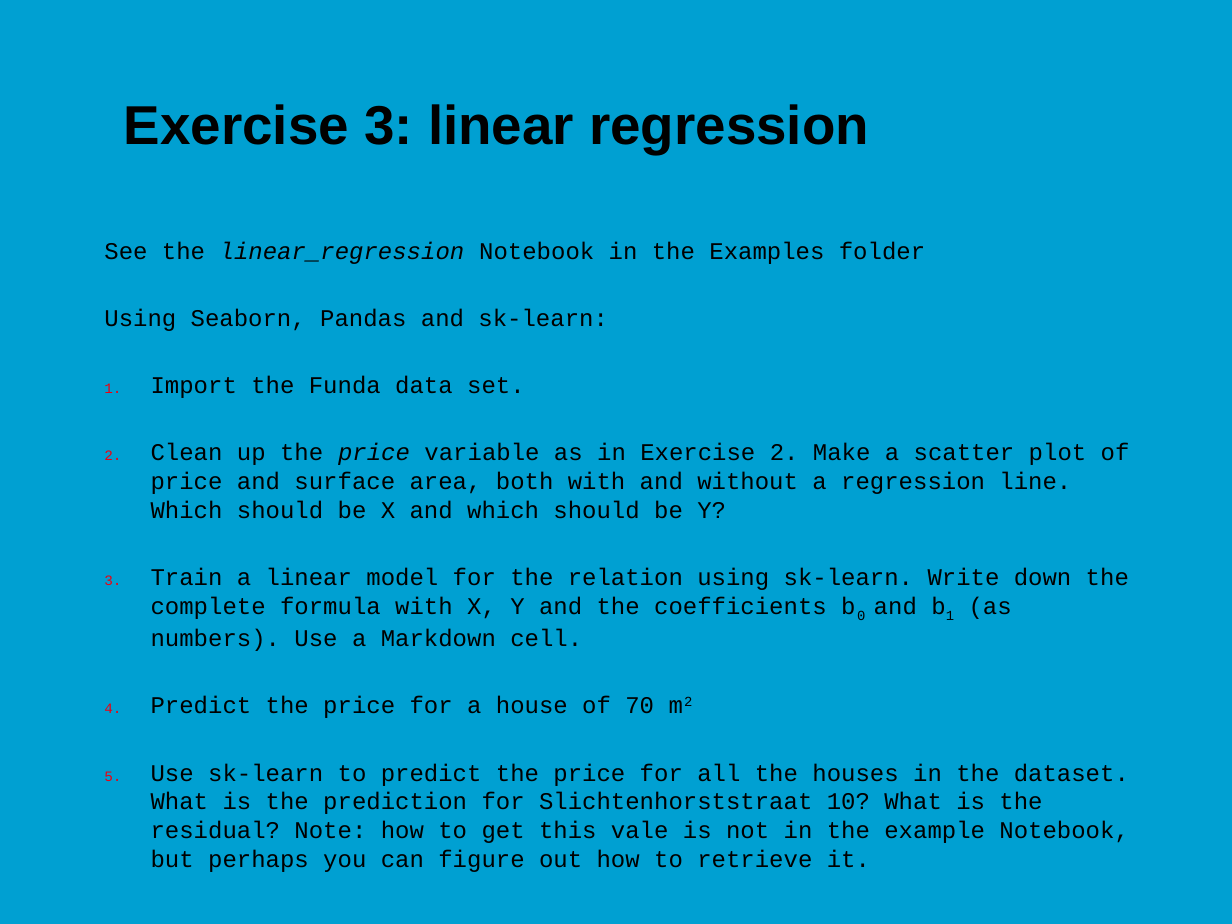
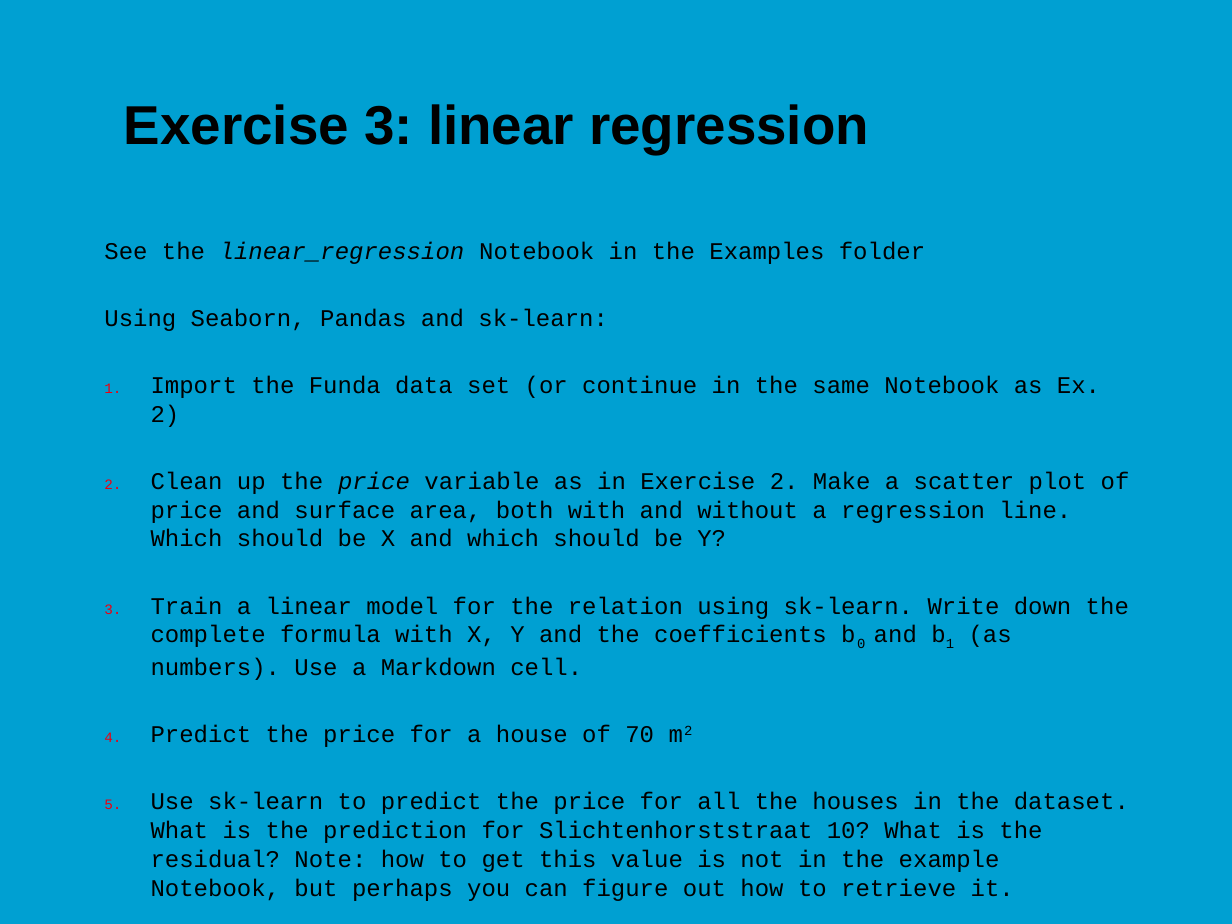
Before and after one commit to jonasmoons/data-driven-learning, a slide deck: slide 25 of slides/ddl-w5l1.pptx. Drawn at 1232x924 pixels with LibreOffice and Linux fonts; fonts in the diff are those of the drawing; background and template pictures are left out. Boxes give left, top, right and bottom in pixels: in the first picture for what was removed or moved away, otherwise in the second. Text is boxed around its words. In the diff, an @@ line names an element or a change of style, - is before the commit and + after.

```diff
--- a/slides/ddl-w5l1.pptx
+++ b/slides/ddl-w5l1.pptx
@@ text at [151, 376, 1100, 427]: text changed @@
-1. Import the Funda data set.
+1. Import the Funda data set (or continue in the same Notebook as Ex. 2)
@@ text at [151, 792, 1129, 901]: text changed @@
-5. Use sk-learn to predict the price for all the houses in the dataset. What is the prediction for Slichtenhorststraat 10? What is the residual? Note: how to get this vale is not in the example Notebook, but perhaps you can figure out how to retrieve it.
+5. Use sk-learn to predict the price for all the houses in the dataset. What is the prediction for Slichtenhorststraat 10? What is the residual? Note: how to get this value is not in the example Notebook, but perhaps you can figure out how to retrieve it.
```
Also in this commit, not shown: 2 other files.
